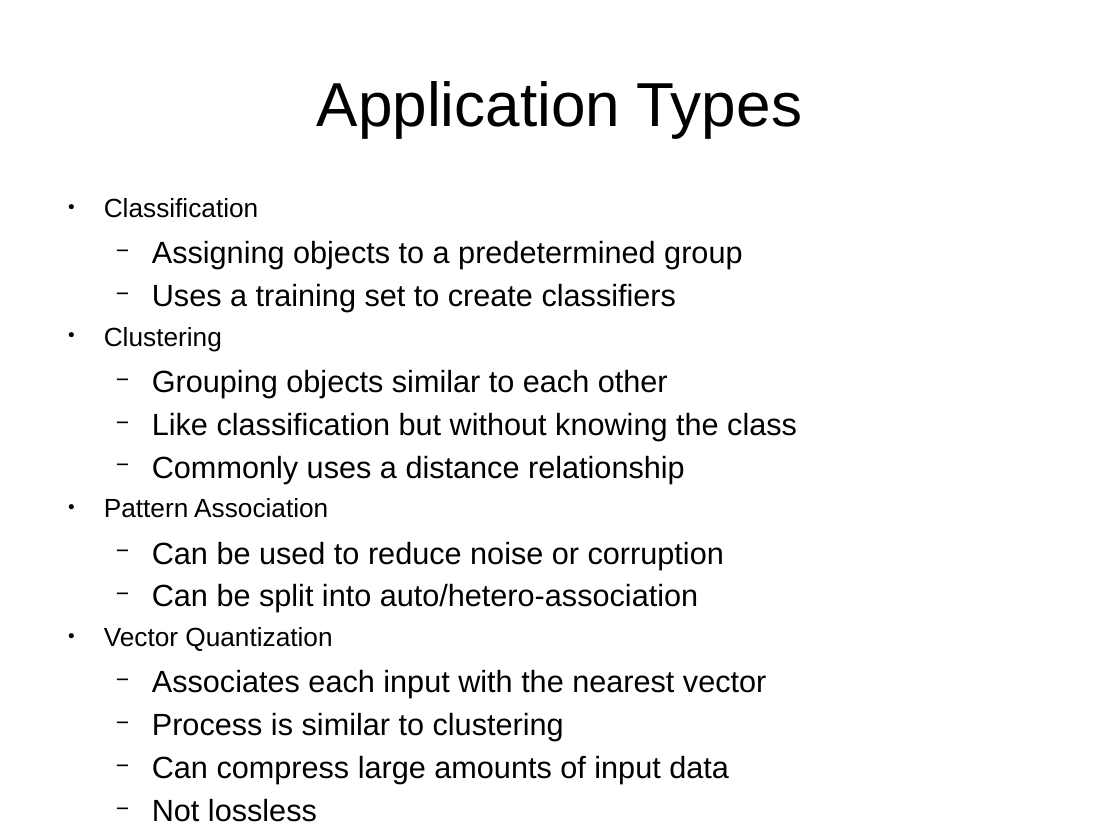
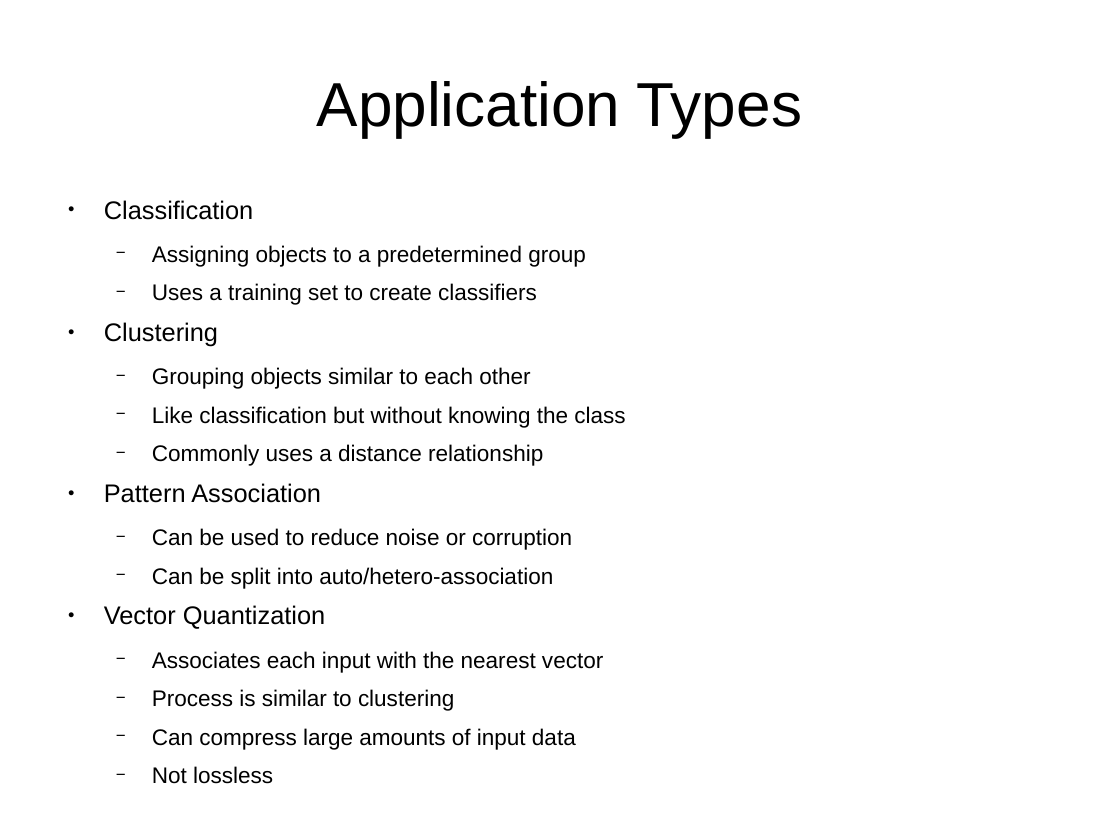
Before and after one commit to JaimeLennox/topicspresentation, a slide deck: slide 2 of presentation_applications.ppt. Drawn at 1120x840 pixels with LibreOffice and Linux fonts; fonts in the diff are those of the drawing. Boxes give left, top, right and bottom in pixels: in the first picture for what was removed or moved away, otherwise in the second. Text is boxed around its words. In the diff, an @@ line names an element or a change of style, - is before the commit and + after.

```diff
--- a/presentation_applications.ppt
+++ b/presentation_applications.ppt
@@ text "Classification" at (104,200,625,784): size 18.6 to 18 pt in "Classification", "Clustering", "Pattern Association", "Vector Quantization"; size 21.7 to 16 pt in "Assigning objects to a predetermined group", "Uses a training set to create classifiers", "Grouping objects similar to each other", "Like classification but without knowing the class" and 7 more places; line spacing 0.73 to 0.83 @@
```
Also in this commit, not shown: 3 other slides changed, 1 other file.
